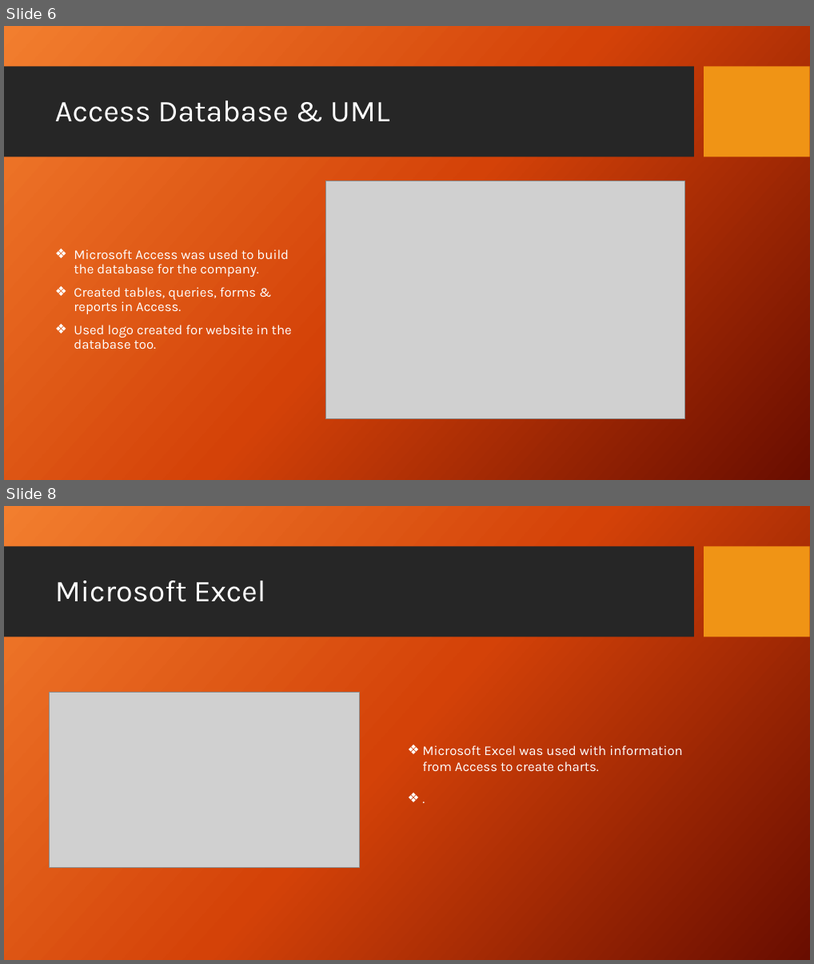
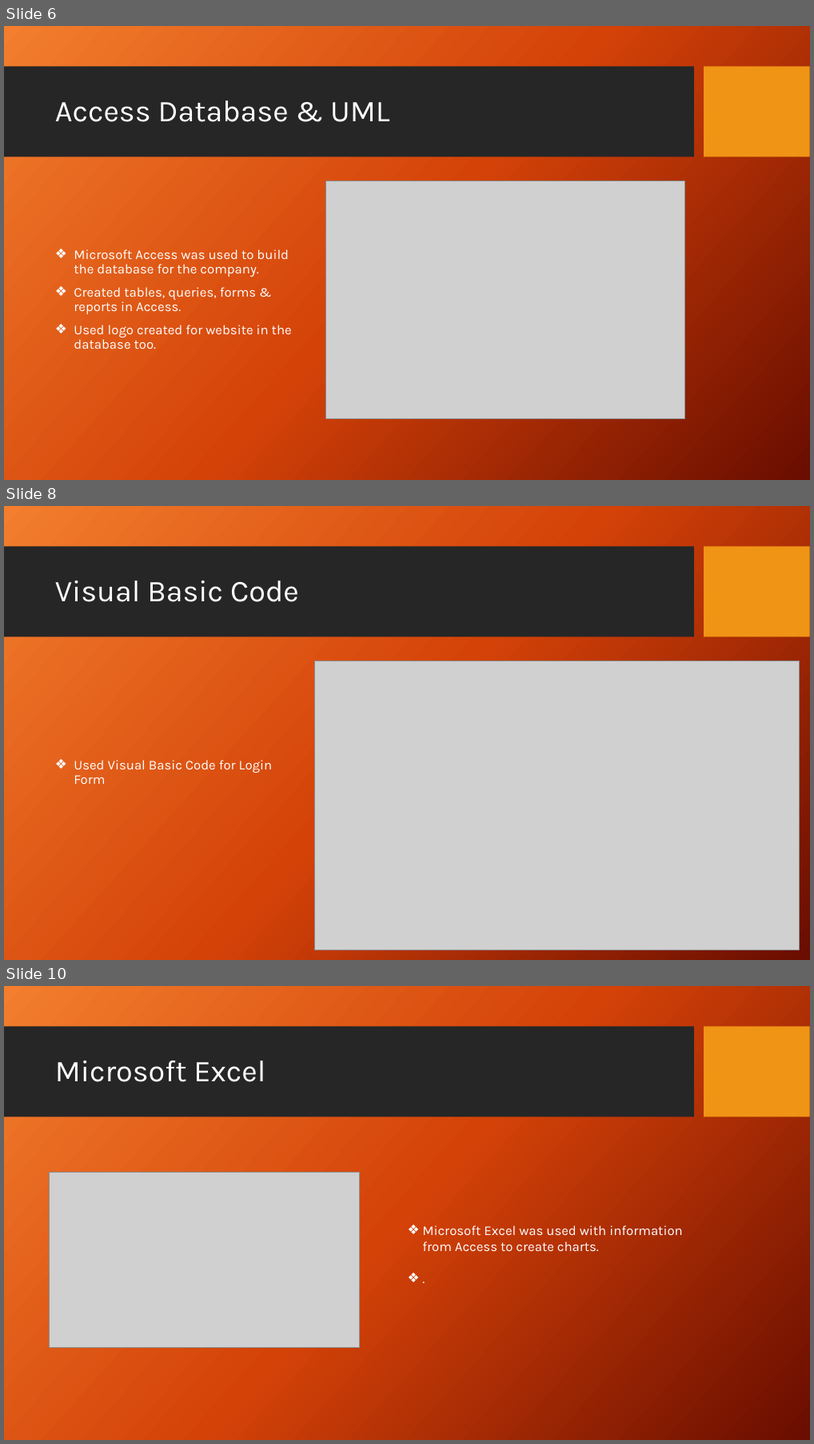
Before and after one commit to GrahamFarrell1984/SAB_Project, a slide deck: Presentation/SAB_Group_Presentation.pptx. Shown one above the other, each under a label of ours: slides 6 and 8 before the commit, slides 6, 8 and 10 after it; the slides between them are not shown. The pictures are 814x964 and 814x1444 pixels, drawn with LibreOffice and Linux fonts; fonts in the diff are those of the drawing; grey boxes stand for pictures; background and template pictures are left out. Boxes give left, top, right and bottom in pixels: in the first picture for what was removed or moved away, otherwise in the second. Text is boxed around its words. In the diff, an @@ line names an element or a change of style, - is before the commit and + after.

```diff
--- a/Presentation/SAB_Group_Presentation.pptx
+++ b/Presentation/SAB_Group_Presentation.pptx
@@ slide 8 added at bbox=[4, 506, 810, 960], background picture (left out); not listed: 2 template elements that a slide beside it also shows @@
@@ title added at bbox=[55, 580, 299, 602], 36 pt, text #FFFFFF @@
+Visual Basic Code
@@ picture added at bbox=[315, 661, 674, 900] @@
@@ picture added at bbox=[315, 661, 800, 949] @@
@@ text added at bbox=[74, 760, 273, 784], 16 pt, text #FFFFFF @@
+❖ Used Visual Basic Code for Login Form
@@ what was slide 8 is now slide 10 @@
```
Also in this commit, not shown: 1 slide changed, 1 other slide added, 11 other files.
